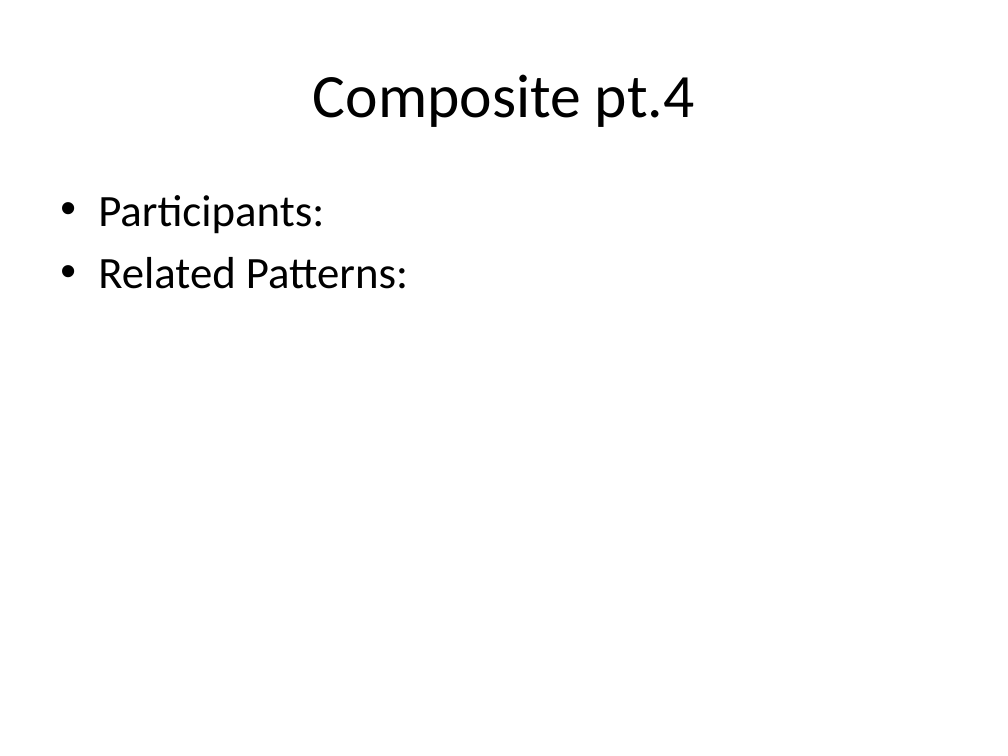
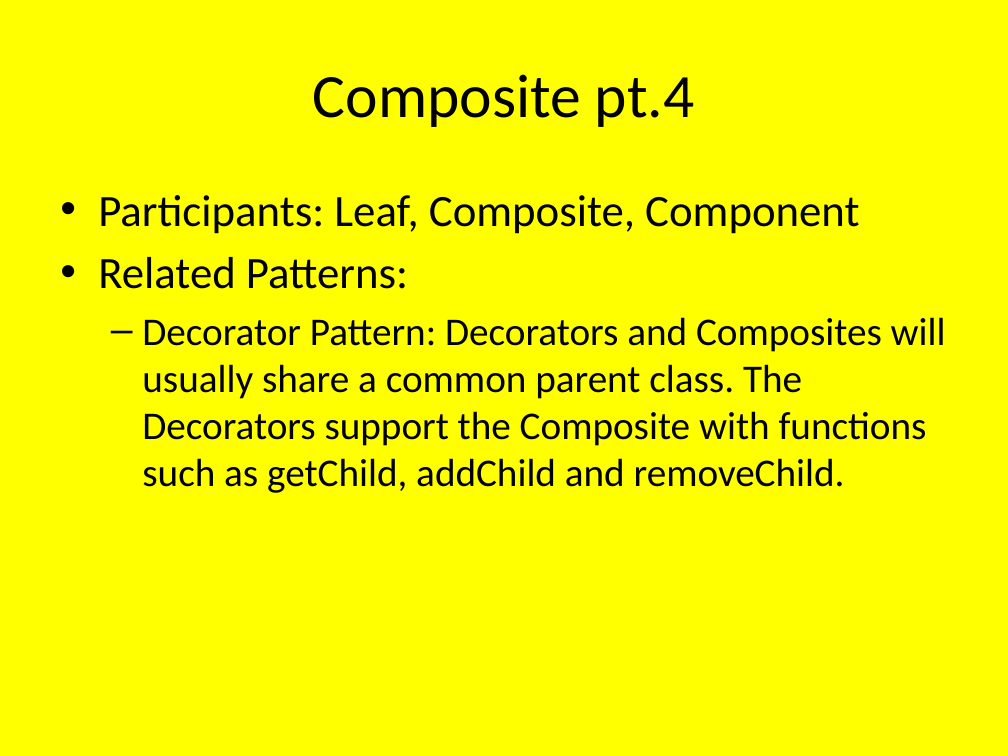
Before and after one commit to scurrymd/Software-Engineering, a slide deck: slide 21 of docs/UC Schedule App.pptx. Drawn at 1008x756 pixels with LibreOffice and Linux fonts; fonts in the diff are those of the drawing. Boxes give left, top, right and bottom in pixels: in the first picture for what was removed or moved away, otherwise in the second. Text is boxed around its words. In the diff, an @@ line names an element or a change of style, - is before the commit and + after.

```diff
--- a/docs/UC Schedule App.pptx
+++ b/docs/UC Schedule App.pptx
@@ background #FFFFFF to #FFFF00 @@
@@ text at (98, 195, 859, 234): text changed @@
-• Participants:
+• Participants: Leaf, Composite, Component
@@ text at (142, 317, 946, 493): paragraph added @@
+  – Decorator Pattern: Decorators and Composites will usually share a common parent class. The Decorators support the Composite with functions such as getChild, addChild and removeChild.
```
Also in this commit, not shown: 18 other slides changed, 1 slide added, 1 slide removed.
